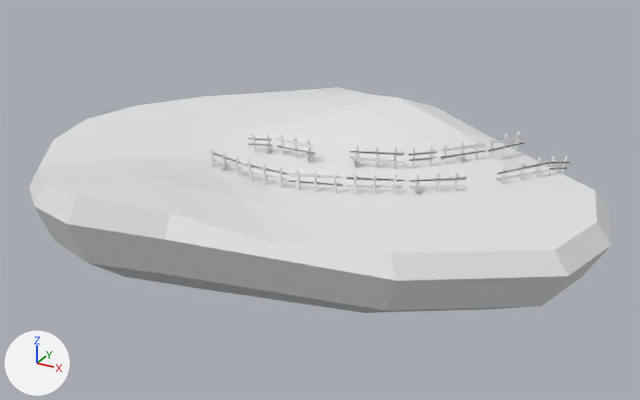
The FBX model BlenderWorldAssets/StartingIsland.fbx as it was, and as the next commit left it.
The view is the same before and after, from a 50 mm lens placed at (19.4, -22.9, 18.1), pointed at (1.2, 10.2, 1.6). Arrows for +X, +Y and +Z are at lower left; the lights stay in place. Where no turn or scale is listed for an object, it has been applied to the vertices.
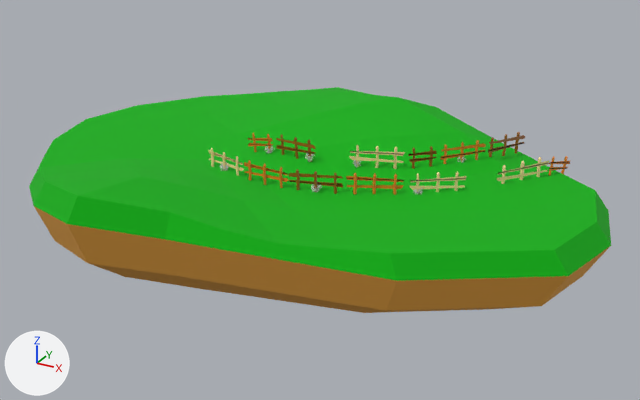
Where the change shows, as pixel boxes (x1, y1, x2, y2) in the pictures (640 x 400 px):
'Cube.016', recoloured (grey to brown): (346, 173, 404, 195) in both
'Cube.014', recoloured (grey to brown): (289, 170, 343, 194) in both
'Cube.005', recoloured (white to brown): (244, 160, 288, 188) in both
'Cube.009', recoloured (grey to brown): (440, 140, 486, 164) in both
'Cube.007', recoloured: (276, 134, 316, 162) in both
'Cube.010', recoloured (grey to brown): (488, 132, 525, 157) in both
'Cube.011', recoloured: (408, 146, 437, 169) in both
part 1 of me_sphere_001, recoloured (white to green): (29, 87, 611, 281) in both
part 2 of me_sphere_001, recoloured (grey to brown): (34, 206, 609, 313) in both

Patch to the scene script:
```diff
--- a/BlenderWorldAssets/StartingIsland.fbx.py
+++ b/BlenderWorldAssets/StartingIsland.fbx.py
@@ mat_earth @@
+mat_earth = principled_material('Earth')
+mat_earth.base_color = (0.8, 0.371, 0.0537)  # orange #e7a442
+mat_earth.roughness = 0.913
@@ mat_gras @@
+mat_gras = principled_material('Gras')
+mat_gras.base_color = (0.0, 0.434, 0.00206)  # green #00b007
+mat_gras.roughness = 1.0
@@ mat_holz_3 @@
+mat_holz_3 = principled_material('Holz 3')
+mat_holz_3.base_color = (0.327, 0.106, 0.00621)  # brown #9b5c12
@@ mat_holz_2 @@
+mat_holz_2 = principled_material('Holz 2')
+mat_holz_2.base_color = (0.801, 0.21, 0.0178)  # orange #e77e24
@@ me_sphere_001 @@
 me_sphere_001.from_pydata(...)  # 127 vertices, 119 faces; spans x -10.0..17.7, y -11.1..11.1, z -4.1..1.5
 # used by ob_sphere_001; location = (-3.4, 10.09, 3.45)
+# me_sphere_001 part 1: all 71 faces centred in x -9.3..17.0, y -10.1..10.1, z -0.6..1.2 switch from no material to mat_gras (green #00b007)
+# me_sphere_001 part 2: all 48 faces centred in x -9.2..16.9, y -10.0..10.0, z -4.0..-0.7 switch from no material to mat_earth (orange #e7a442)
@@ me_cube_010 @@
 me_cube_010.from_pydata(...)  # 136 vertices, 148 faces; spans x -0.46..0.6, y -1.06..1.08, z -0.62..0.48
+me_cube_010.materials.append(mat_holz_3)  # brown #9b5c12
@@ me_cube_001 @@
 me_cube_001.from_pydata(...)  # 136 vertices, 148 faces; spans x -1.15..1.15, y -0.08..0.09, z -0.56..0.43
+me_cube_001.materials.append(mat_holz_2)  # orange #e77e24
@@ me_cube_005 @@
 me_cube_005.from_pydata(...)  # 136 vertices, 148 faces; spans x -1.13..1.21, y -0.3..0.23, z -0.65..0.51
+me_cube_005.materials.append(mat_holz_3)  # brown #9b5c12
@@ me_cube_009 @@
 me_cube_009.from_pydata(...)  # 136 vertices, 148 faces; spans x -0.65..0.82, y -0.89..0.88, z -0.56..0.43
+me_cube_009.materials.append(mat_holz_2)  # orange #e77e24
@@ me_cube_011 @@
 me_cube_011.from_pydata(...)  # 94 vertices, 100 faces; spans x -0.51..0.521, y -0.399..0.436, z -0.71..0.25
+me_cube_011.materials.append(mat_holz_3)  # brown #9b5c12
@@ me_cube_014 @@
 me_cube_014.from_pydata(...)  # 136 vertices, 148 faces; spans x -1.21..1.09, y -0.27..0.36, z -0.6..0.46
+me_cube_014.materials.append(mat_holz_3)  # brown #9b5c12
@@ me_cube_016 @@
 me_cube_016.from_pydata(...)  # 136 vertices, 148 faces; spans x -1.14..1.08, y -0.42..0.54, z -0.59..0.45
+me_cube_016.materials.append(mat_holz_2)  # orange #e77e24
```
